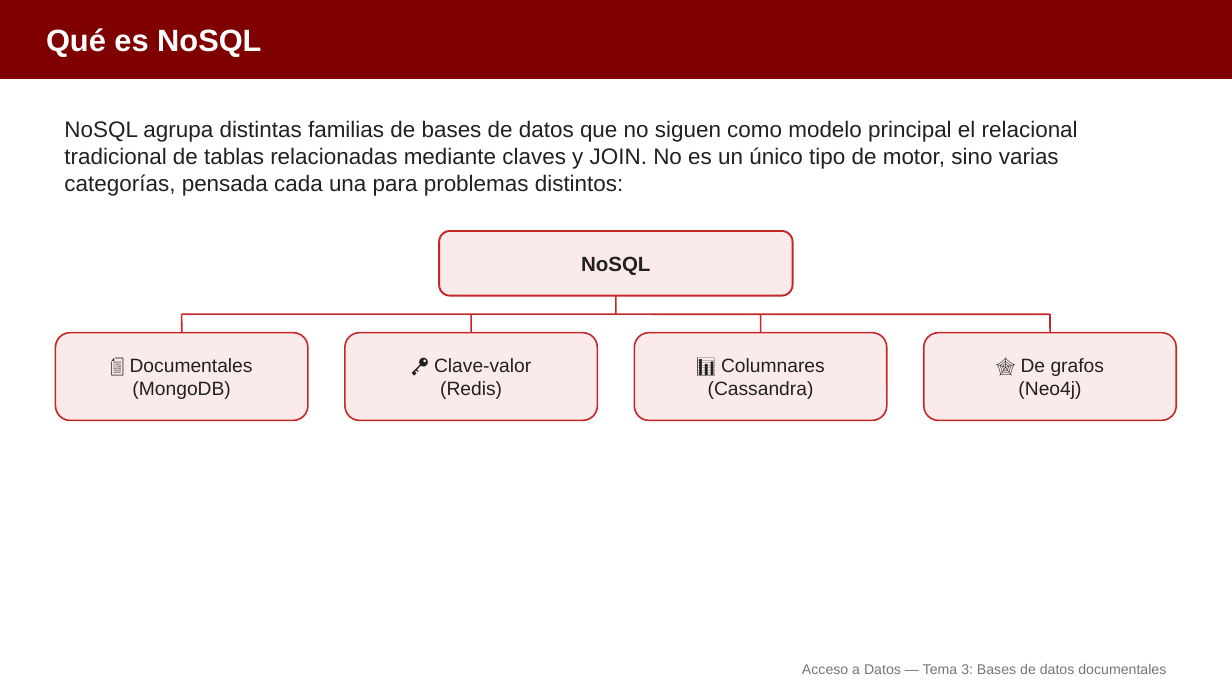
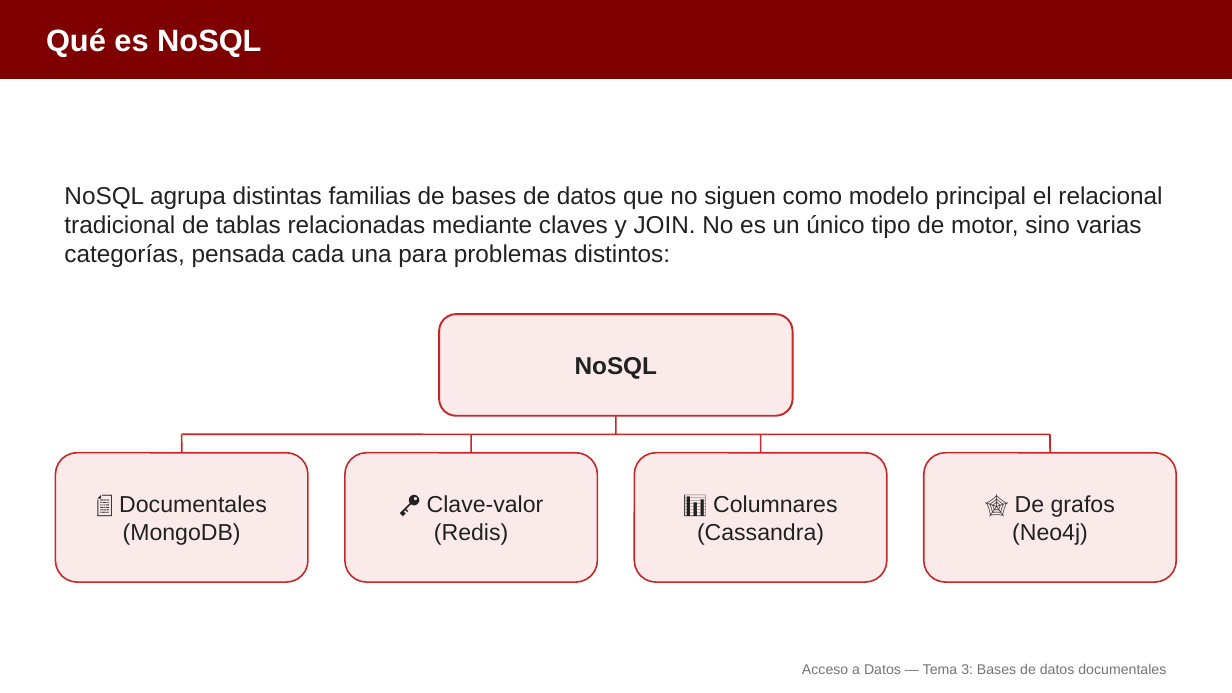
Before and after one commit to aitorventura/acceso-a-datos, a slide deck: slide 3 of tema3/diapositivas/conexion-mongodb.pptx. Drawn at 1232x693 pixels with LibreOffice and Linux fonts; fonts in the diff are those of the drawing. Boxes give left, top, right and bottom in pixels: in the first picture for what was removed or moved away, otherwise in the second. Text is boxed around its words. In the diff, an @@ line names an element or a change of style, - is before the commit and + after.

```diff
--- a/tema3/diapositivas/conexion-mongodb.pptx
+++ b/tema3/diapositivas/conexion-mongodb.pptx
@@ text "NoSQL agrupa distintas familias de ...": place and size @@
-text "NoSQL agrupa distintas familias de ..." at <box>64,120,1078,196</box>
+text "NoSQL agrupa distintas familias de ..." at <box>64,186,1162,267</box>
@@ text "NoSQL agrupa distintas familias de ..." at <box>64,186,1162,267</box>: size 17.5 to 19 pt @@
@@ text "NoSQL": place and size @@
-text "NoSQL" at <box>581,256,650,275</box>
+text "NoSQL" at <box>575,357,657,379</box>
@@ text "NoSQL" at <box>575,357,657,379</box>: size 16 to 19 pt @@
@@ rounded rectangle: place and size @@
-rounded rectangle at <box>439,231,793,296</box>
+rounded rectangle at <box>439,314,793,416</box>
@@ 6 lines: place and size @@
-6 lines at <box>182,296,1050,333</box>
+6 lines at <box>182,416,1050,453</box>
@@ rounded rectangle: place and size @@
-rounded rectangle at <box>55,333,308,421</box>
+rounded rectangle at <box>55,453,308,582</box>
@@ text "📄 Documentales": place and size @@
-text "📄 Documentales" at <box>130,358,253,399</box>
+text "📄 Documentales" at <box>119,495,267,545</box>
@@ rounded rectangle: place and size @@
-rounded rectangle at <box>345,333,597,421</box>
+rounded rectangle at <box>345,453,597,582</box>
@@ text "🔑 Clave-valor": place and size @@
-text "🔑 Clave-valor" at <box>434,358,531,399</box>
+text "🔑 Clave-valor" at <box>427,495,544,545</box>
@@ rounded rectangle: place and size @@
-rounded rectangle at <box>635,333,887,421</box>
+rounded rectangle at <box>635,453,887,582</box>
@@ text "📊 Columnares": place and size @@
-text "📊 Columnares" at <box>708,358,825,399</box>
+text "📊 Columnares" at <box>697,495,838,545</box>
@@ rounded rectangle: place and size @@
-rounded rectangle at <box>924,333,1177,421</box>
+rounded rectangle at <box>924,453,1177,582</box>
@@ size 15 to 18 pt in 4 elements at <box>119,495,267,545</box>, <box>427,495,544,545</box>, <box>697,495,838,545</box>, <box>1012,495,1115,545</box> @@
@@ text "🕸️ De grafos": place and size @@
-text "🕸️ De grafos" at <box>1018,358,1104,399</box>
+text "🕸️ De grafos" at <box>1012,495,1115,545</box>
```
Also in this commit, not shown: 26 other slides changed, 15 other files.
